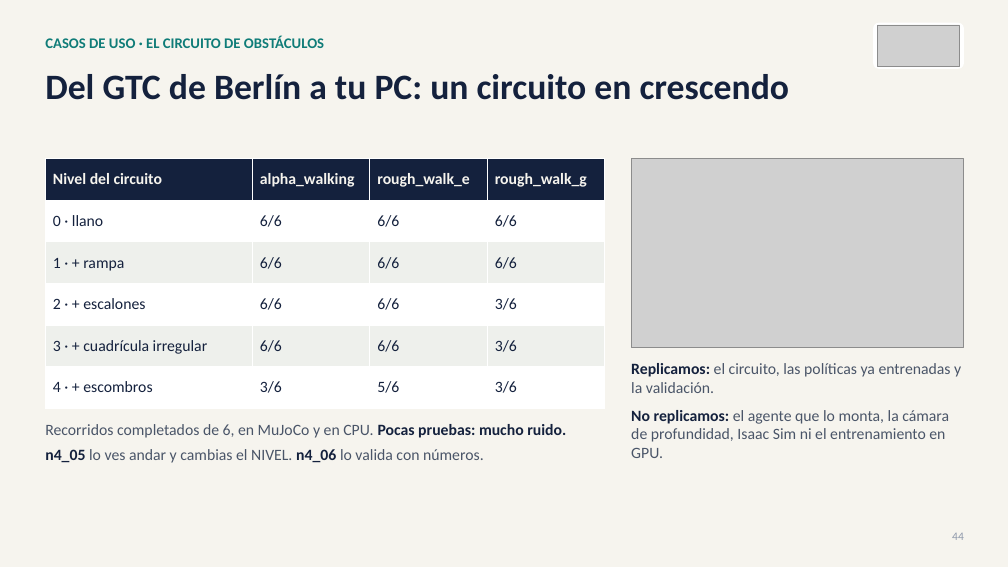
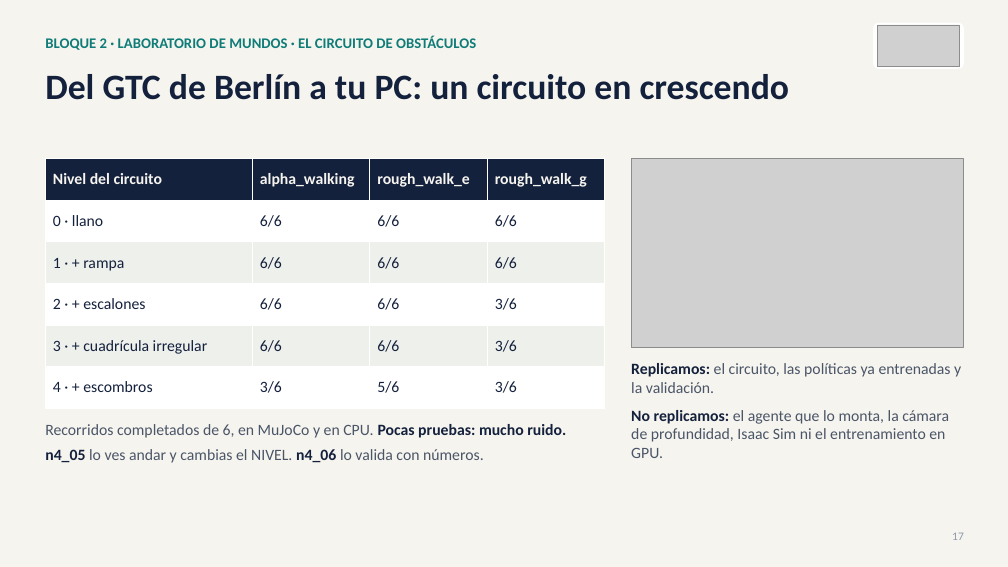
Before and after one commit to david2526IA/taller_microduck_windows, a slide deck: slide 17 of workshop-ia-fisica/presentaciones/Presentacion_03_taller_completo.pptx (slide 44 before the commit). Drawn at 1008x567 pixels with LibreOffice and Linux fonts; fonts in the diff are those of the drawing; grey boxes stand for pictures. Boxes give left, top, right and bottom in pixels: in the first picture for what was removed or moved away, otherwise in the second. Text is boxed around its words. In the diff, an @@ line names an element or a change of style, - is before the commit and + after.

```diff
--- a/workshop-ia-fisica/presentaciones/Presentacion_03_taller_completo.pptx
+++ b/workshop-ia-fisica/presentaciones/Presentacion_03_taller_completo.pptx
@@ text at (x1=45, y1=36, x2=476, y2=50): text changed @@
-CASOS DE USO · EL CIRCUITO DE OBSTÁCULOS
+BLOQUE 2 · LABORATORIO DE MUNDOS · EL CIRCUITO DE OBSTÁCULOS
@@ text at (x1=952, y1=532, x2=964, y2=540): text changed @@
-44
+17
```
Also in this commit, not shown: 39 other slides changed, 1 slide added, 1 slide removed, 18 other files.
